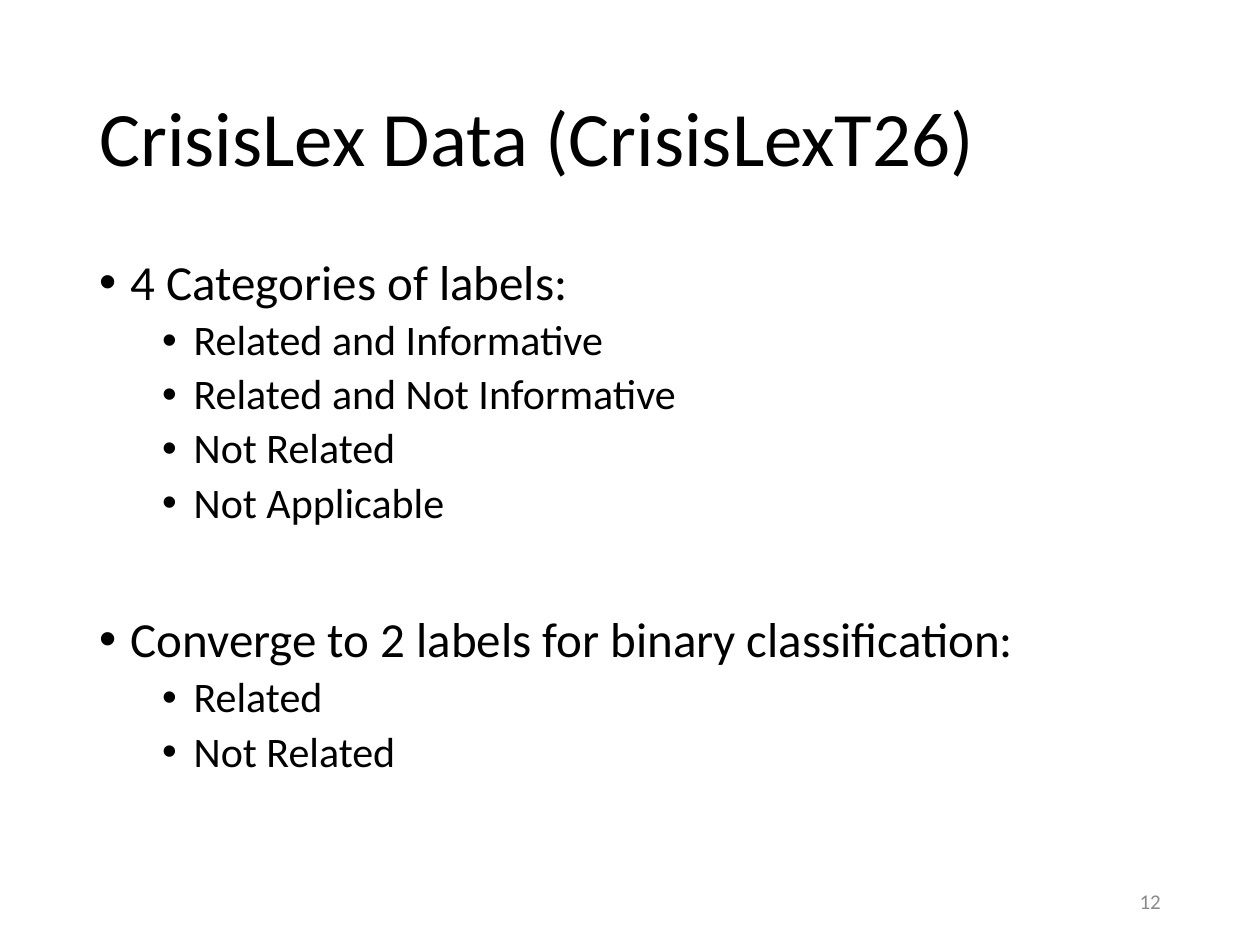
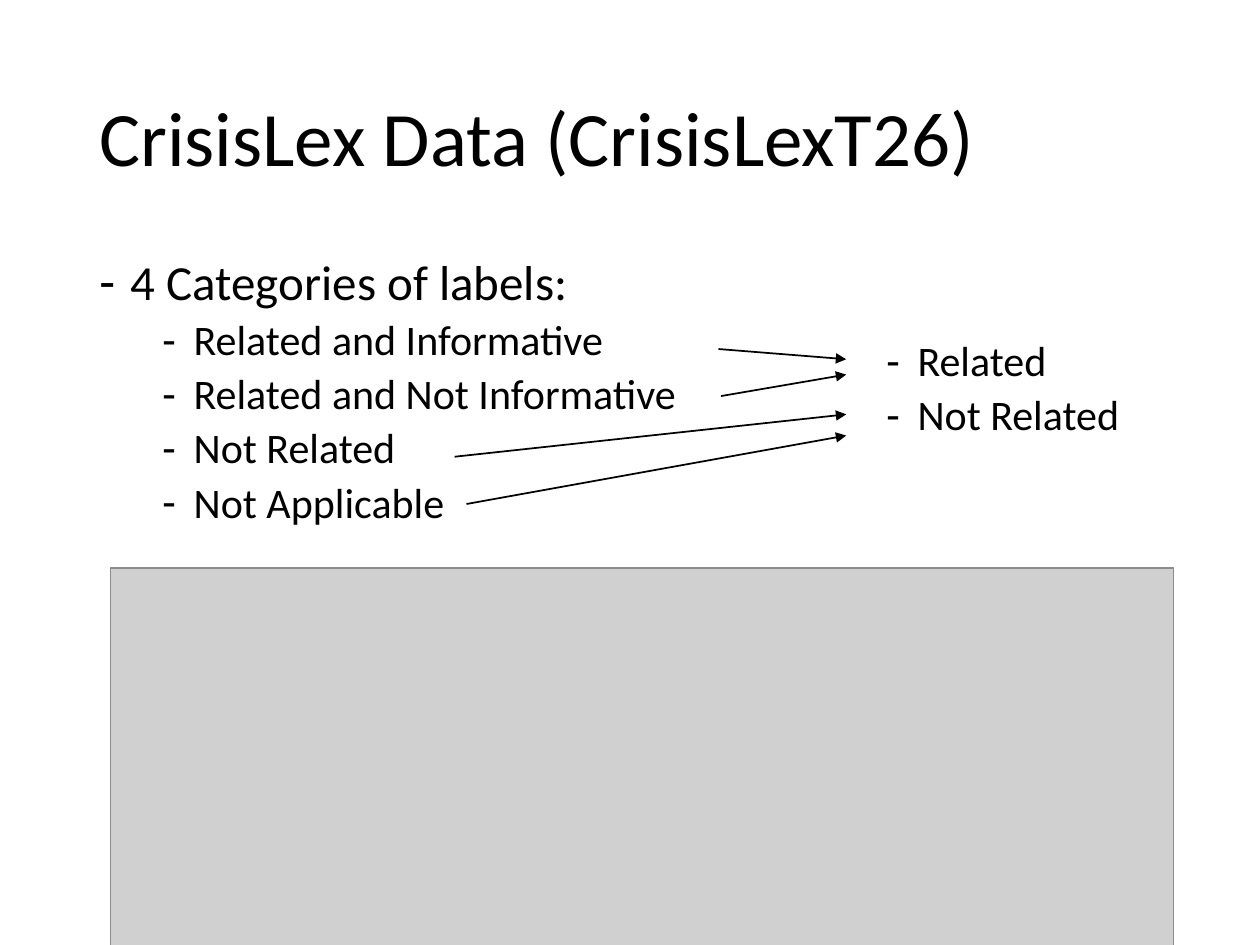
Before and after one commit to evhart/smasac-tutorial, a slide deck: slide 14 of slides/pptx/4-classification.pptx (slide 12 before the commit). Drawn at 1260x945 pixels with LibreOffice and Linux fonts; fonts in the diff are those of the drawing; grey boxes stand for pictures. Boxes give left, top, right and bottom in pixels: in the first picture for what was removed or moved away, otherwise in the second. Text is boxed around its words. In the diff, an @@ line names an element or a change of style, - is before the commit and + after.

Commit message:
Update classification slides

```diff
--- a/slides/pptx/4-classification.pptx
+++ b/slides/pptx/4-classification.pptx
@@ text "4 Categories of labels:" at <box>131,266,675,525</box>: bullet • to - @@
@@ arrow added from (718, 349) to (847, 359), #000000 1 pt @@
@@ text added at <box>918,346,1119,431</box>, 24 pt, text #000000 @@
+  – Related
+  – Not Related
@@ arrow added from (721, 396) to (847, 374), #000000 1 pt @@
@@ arrow added from (455, 457) to (847, 415), #000000 1 pt @@
@@ arrow added from (466, 504) to (847, 436), #000000 1 pt @@
@@ picture added at <box>111,568,1173,945</box> @@
@@ text at <box>131,623,1013,768</box>: paragraphs removed @@
-• Converge to 2 labels for binary classification:
-  • Related
-  • Not Related
@@ page number removed at <box>1140,895,1161,909</box> @@
-12
```
Also in this commit, not shown: 11 other slides changed, 8 slides added, 1 other file.
